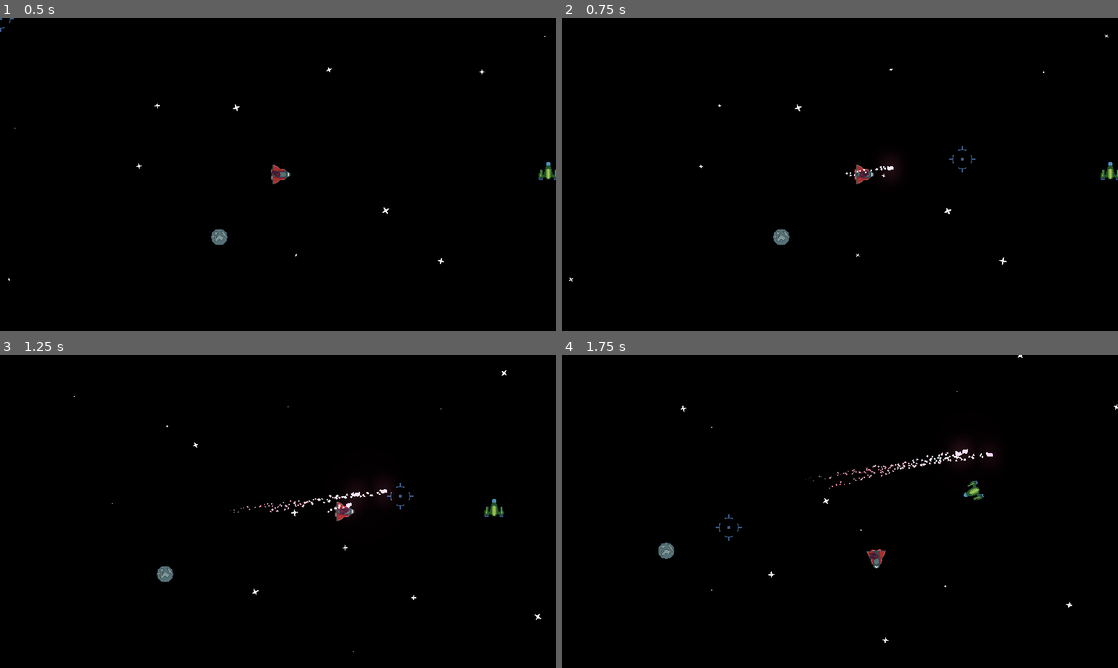
Above: before the commit, frames 1-4 (two rows, left to right).
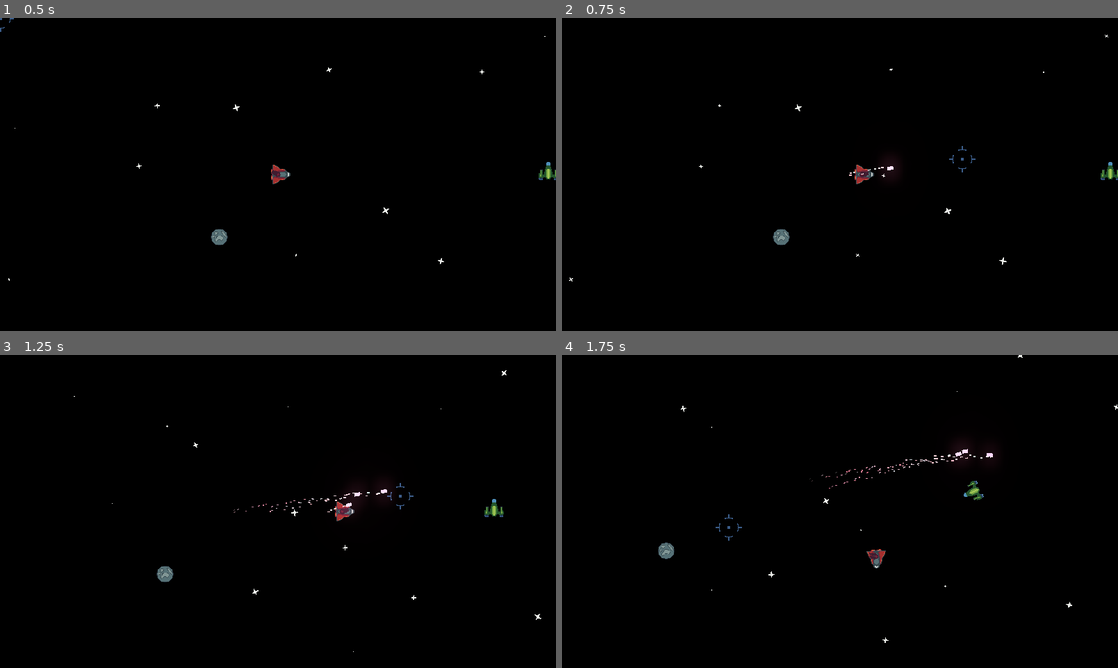
Above: after the commit, the same moments.

Repository: BulsonJ/Space_Shooter
Game: Godot game, scene res://World.tscn
Same seed, same stepped clock (60 frames per second), same inputs: the game is played once before the commit and once after it. The engine's default icon, where the game draws it, is replaced by a stand-in: a white triangle on a blue panel in a dark square.
Inputs (mouse positions are in pixels of both pictures, inside the frame that each line leads up to):
- Up to frame 1 (0.5 s): no input
- Up to frame 2 (0.75 s): move the mouse to (962, 158) at 0.52 s; press the mouse at (962, 158) at 0.53 s; hold D (move_right) from 0.53 s (still down)
- Up to frame 3 (1.25 s): keep holding D (move_right)
- Up to frame 4 (1.75 s): move the mouse to (728, 527) at 1.27 s; release D (move_right) at 1.28 s; release the mouse at (728, 527) at 1.28 s; hold S (move_down) from 1.28 s (still down); tap 1 (weapon_1) at 1.35 s

Frame 1 is identical in both runs. In frame 2, less than 0.1% of the frame differs, in the area x 51-59%, y 47-51%; in frame 3, 0.2%; in frame 4, 0.3%, in the area x 43-78%, y 30-43%.

Commit message:
Edited bullet particle effect
-Added custom image for particle texture

Diff:
--- a/Weapons/Cannon/Bullet.tscn
+++ b/Weapons/Cannon/Bullet.tscn
@@ -1,7 +1,8 @@
-[gd_scene load_steps=9 format=2]
+[gd_scene load_steps=10 format=2]
 
 [ext_resource path="res://Weapons/Cannon/bullet.png" type="Texture" id=1]
 [ext_resource path="res://Weapons/Cannon/Bullet.gd" type="Script" id=2]
+[ext_resource path="res://Weapons/Cannon/bullet_particle.png" type="Texture" id=3]
 
 [sub_resource type="Gradient" id=1]
 offsets = PoolRealArray( 0, 0.781457, 1 )
@@ -21,7 +22,6 @@
 emission_box_extents = Vector3( 4, 4, 1 )
 spread = 20.0
 gravity = Vector3( 0, 0, 0 )
-scale = 3.0
 scale_curve = SubResource( 4 )
 color_ramp = SubResource( 2 )
 hue_variation = 0.02
@@ -40,11 +40,12 @@
 script = ExtResource( 2 )
 
 [node name="Trail" type="Particles2D" parent="."]
-amount = 64
+amount = 32
 lifetime = 0.75
 visibility_rect = Rect2( -480, -270, 960, 540 )
 local_coords = false
 process_material = SubResource( 5 )
+texture = ExtResource( 3 )
 
 [node name="Sprite" type="Sprite" parent="."]
 modulate = Color( 1.65, 1.65, 1.65, 1 )
Binary file added: GIFs/BulletFX.gif
Binary file added: Weapons/Cannon/bullet_particle.aseprite
Binary file added: Weapons/Cannon/bullet_particle.png
Not shown, added: Weapons/Cannon/bullet_particle.png.import
